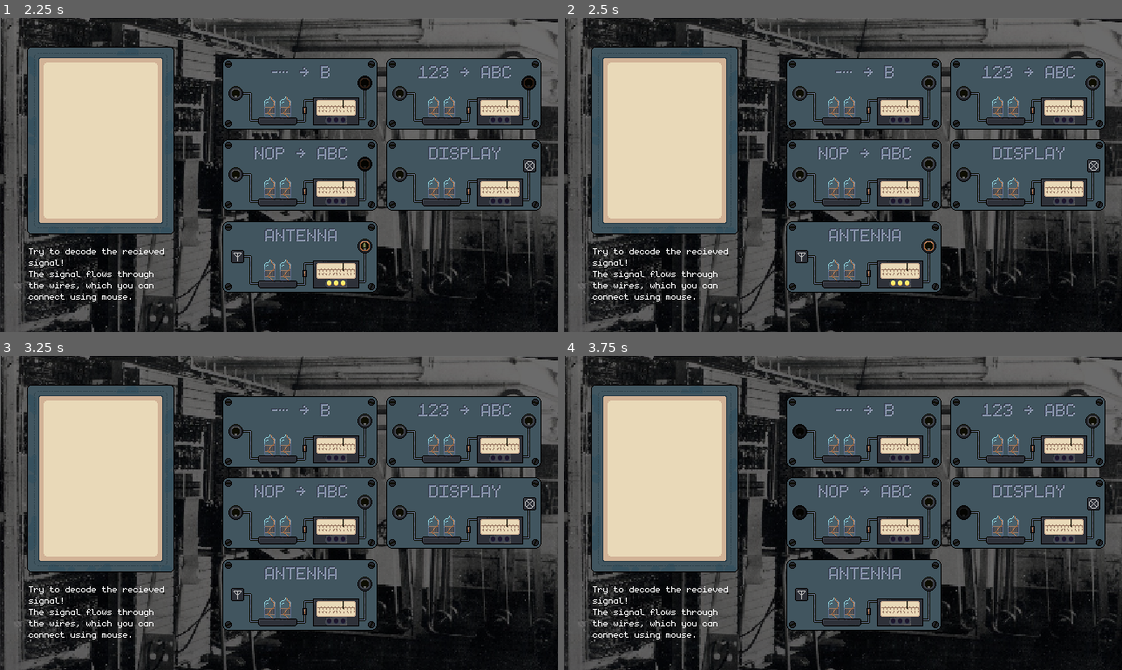
Above: before the commit, frames 1-4 (two rows, left to right).
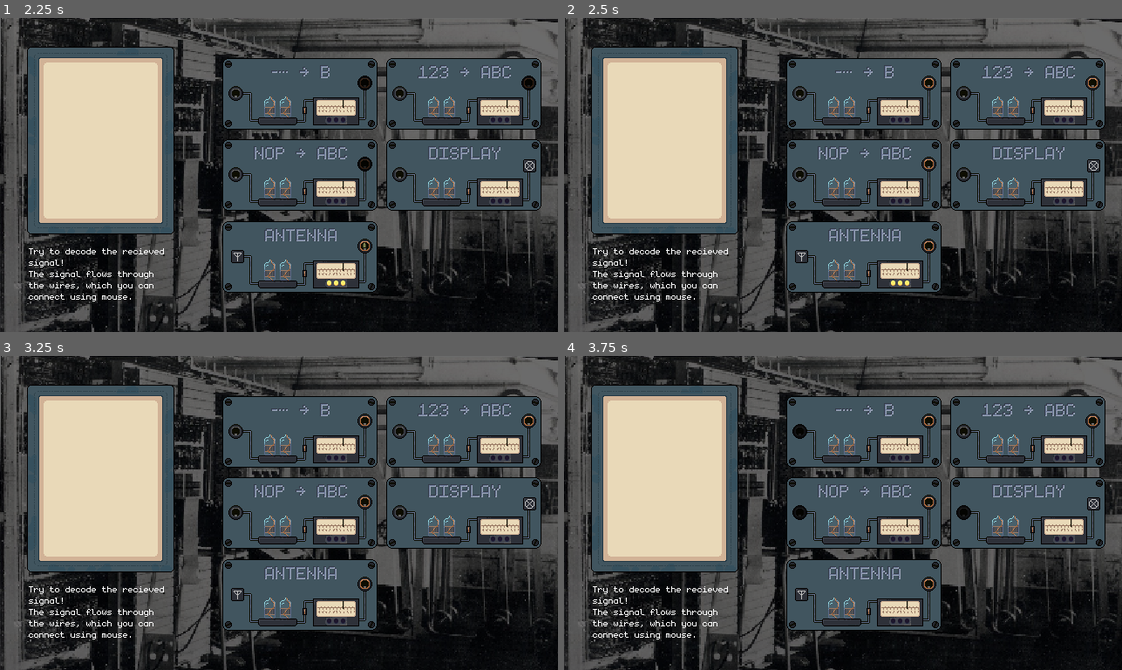
Above: after the commit, the same moments.

Repository: Limit-sest/wiretap
Game: Godot game, scene res://main.tscn
Two runs of this game, one before a commit and one after it. Both use one fixed random seed, a clock stepped at 60 frames per second and the inputs below.
Inputs (mouse positions are in pixels of both pictures, inside the frame that each line leads up to):
- Up to frame 1 (2.25 s): tap Enter at 0.5, 2 s; move the mouse to (100, 140) at 0.52 s; hold Right 0.53-1.28 s; tap Alt at 0.6, 2.1 s; click (100, 140) at 0.67 s; tap Space at 1.25 s; move the mouse to (401, 175) at 1.27 s; hold Down 1.28-2.03 s; tap Shift at 1.35 s; click (401, 175) at 1.42 s; move the mouse to (362, 244) at 2.02 s; hold Right from 2.03 s (still down); click (362, 244) at 2.17 s
- Up to frame 2 (2.5 s): keep holding Right
- Up to frame 3 (3.25 s): tap Space at 2.75 s; move the mouse to (530, 421) at 2.77 s; release Right at 2.78 s; hold Up from 2.78 s (still down); tap Shift at 2.85 s; click (530, 421) at 2.92 s
- Up to frame 4 (3.75 s): tap Enter at 3.5 s; move the mouse to (960, 431) at 3.52 s; release Up at 3.53 s; hold Left from 3.53 s (still down); tap Alt at 3.6 s; click (960, 431) at 3.67 s

Frame 1 is identical in both runs. In frame 2, less than 0.1% of the frame differs, in the area x 64-96%, y 19-49%; in frame 3, less than 0.1%, in the area x 64-96%, y 19-75%; in frame 4, less than 0.1%.

Commit message:
Fix wrong texture being applied

Diff:
--- a/scripts/wiring_manager.gd
+++ b/scripts/wiring_manager.gd
@@ -123,7 +123,7 @@
 				var nodes: Array[Node] = get_tree().get_nodes_in_group('output')
 				nodes.erase(start_port)
 				for node in nodes:
-					node.get_child(0).get_child(0).texture = inp_en
+					node.get_child(0).get_child(0).texture = out_en
 			start_port = null
 			active_line.clear_points()
 			active_curve.curve.clear_points()
